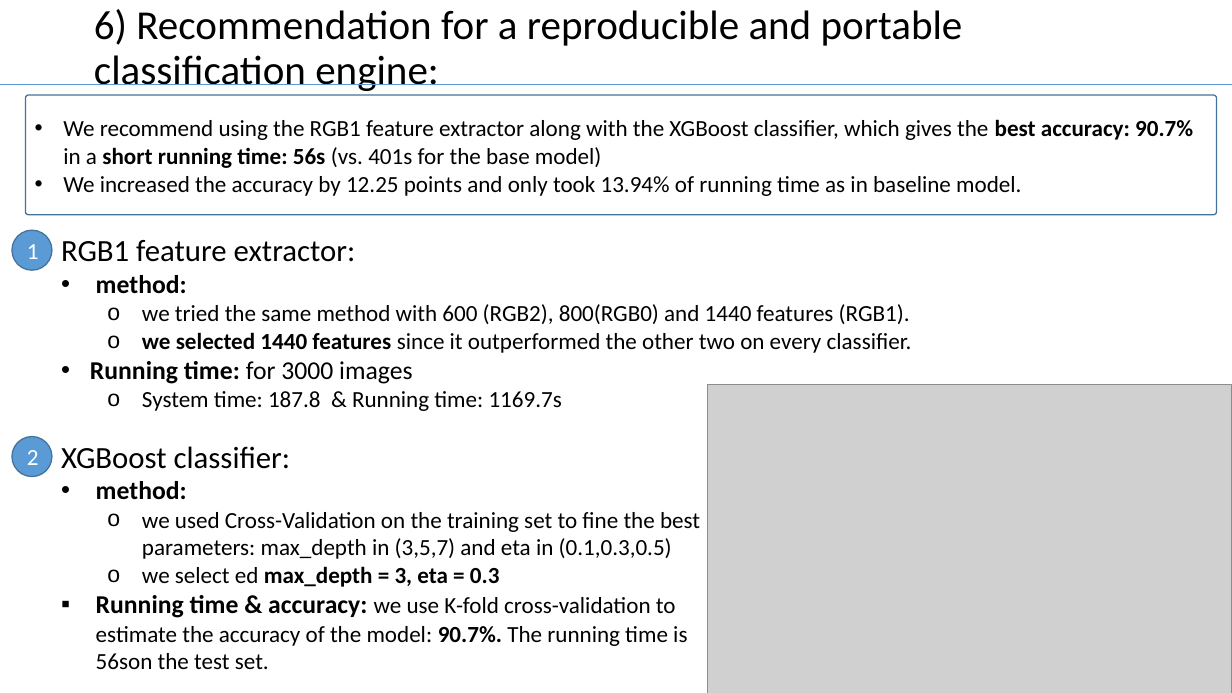
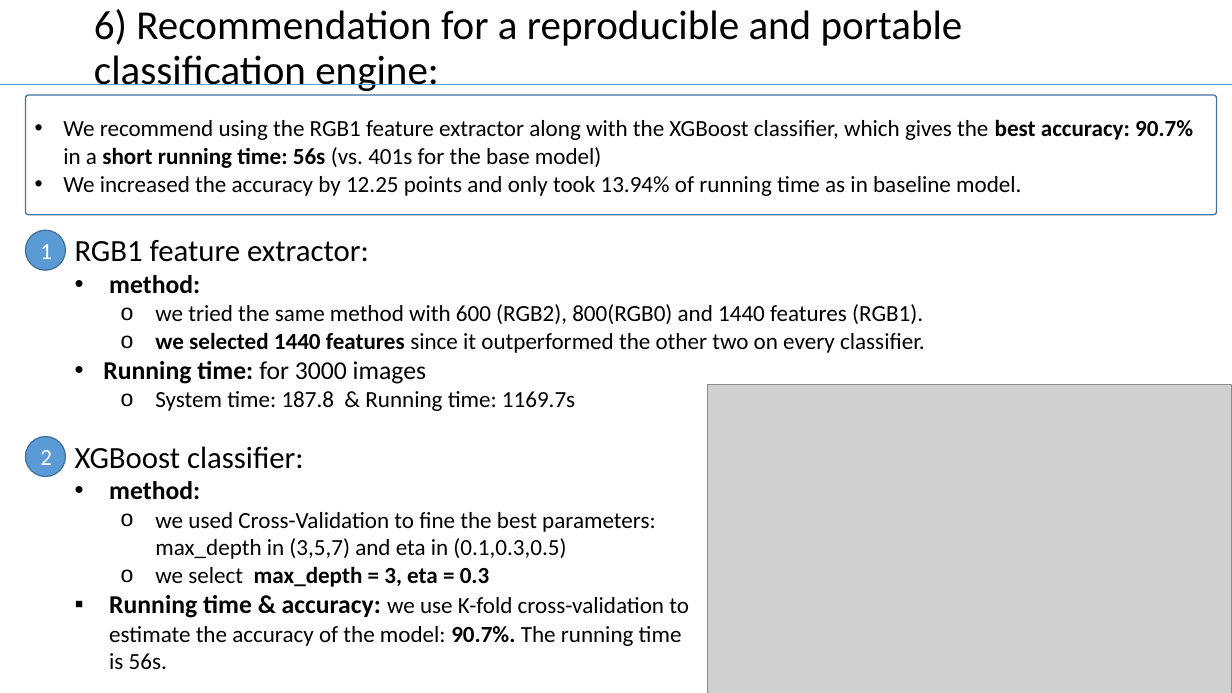
Before and after one commit to TZstatsADS/Fall2017-project3-grp7, a slide deck: slide 7 of doc/team7_presentation.pptx. Drawn at 1232x693 pixels with LibreOffice and Linux fonts; fonts in the diff are those of the drawing; grey boxes stand for pictures. Boxes give left, top, right and bottom in pixels: in the first picture for what was removed or moved away, otherwise in the second. Text is boxed around its words. In the diff, an @@ line names an element or a change of style, - is before the commit and + after.

```diff
--- a/doc/team7_presentation.pptx
+++ b/doc/team7_presentation.pptx
@@ 2 ellipses, 1 text: place and size @@
-2 ellipses, 1 text at <box>12,230,912,476</box>
+2 ellipses, 1 text at <box>26,230,925,476</box>
@@ text "XGBoost classifier:": place and size @@
-text "XGBoost classifier:" at <box>61,446,700,669</box>
+text "XGBoost classifier:" at <box>75,446,689,669</box>
@@ text at <box>109,512,689,669</box>: text changed @@
-  o we used Cross-Validation on the training set to fine the best parameters: max_depth in (3,5,7) and eta in (0.1,0.3,0.5)
-  o we select ed max_depth = 3, eta = 0.3
-▪ Running time & accuracy: we use K-fold cross-validation to estimate the accuracy of the model: 90.7%. The running time is 56son the test set.
+  o we used Cross-Validation to fine the best parameters: max_depth in (3,5,7) and eta in (0.1,0.3,0.5)
+  o we select max_depth = 3, eta = 0.3
+▪ Running time & accuracy: we use K-fold cross-validation to estimate the accuracy of the model: 90.7%. The running time is 56s.
```
Also in this commit, not shown: 2 other slides changed.
